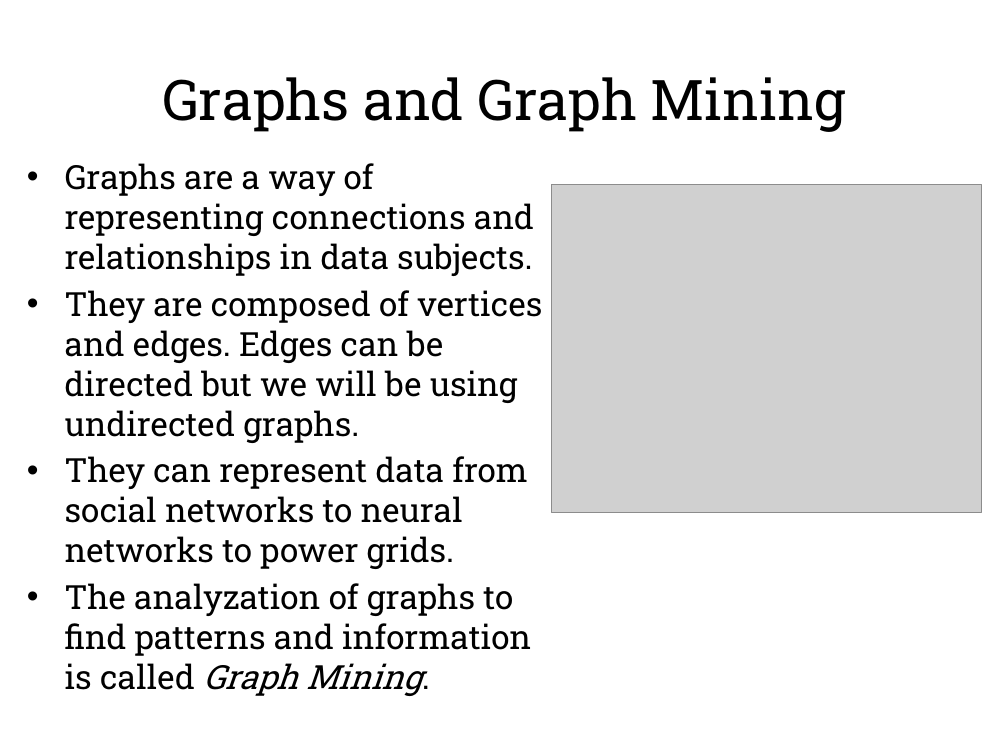
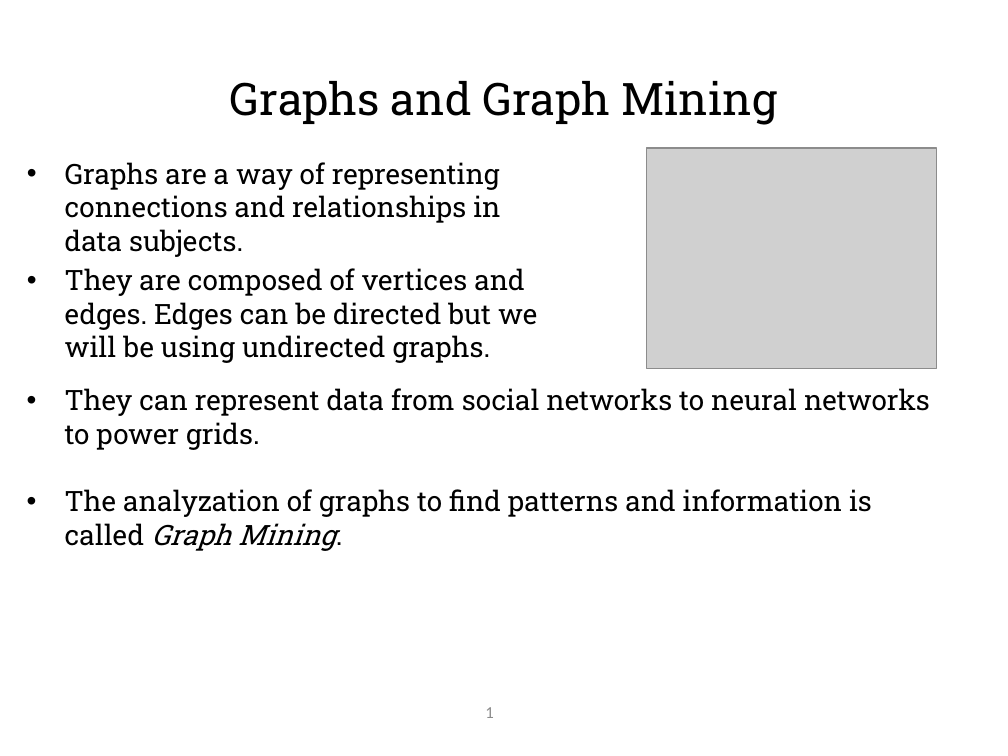
Before and after one commit to hgareau/DensestSubgraphDiscovery, a slide deck: slide 2 of Thesis Defense Presentation.pptx. Drawn at 1008x756 pixels with LibreOffice and Linux fonts; fonts in the diff are those of the drawing; grey boxes stand for pictures; background and template pictures are left out. Boxes give left, top, right and bottom in pixels: in the first picture for what was removed or moved away, otherwise in the second. Text is boxed around its words. In the diff, an @@ line names an element or a change of style, - is before the commit and + after.

Commit message:
Further format changes.

```diff
--- a/Thesis Defense Presentation.pptx
+++ b/Thesis Defense Presentation.pptx
@@ text "Graphs and Graph Mining" at (230,81,777,125): size 40 to 32 pt @@
@@ picture: place and size @@
-picture at (551,184,982,512)
+picture at (647,148,936,369)
@@ text "Graphs are a way of ..." at (65,162,537,363): size 23.8 to 20 pt @@
@@ text added at (65,388,930,551), 20 pt, text #000000 @@
+• They can represent data from social networks to neural networks to power grids.
+• The analyzation of graphs to find patterns and information is called Graph Mining.
@@ text at (65,456,531,656): paragraphs removed @@
-• They can represent data from social networks to neural networks to power grids.
-• The analyzation of graphs to find patterns and information is called Graph Mining.
@@ page number: place and size @@
-page number at (17,680,68,748)
+page number at (485,707,493,718)
@@ page number at (485,707,493,718): size 28 to 12 pt, font Roboto Slab to Calibri, text colour #FFFFFF to #8C8C8C, bold off; alignment left to right; less space between paragraphs; vertical alignment top to middle @@
```
Also in this commit, not shown: 45 other slides changed, 1 slide added, 1 slide removed.
